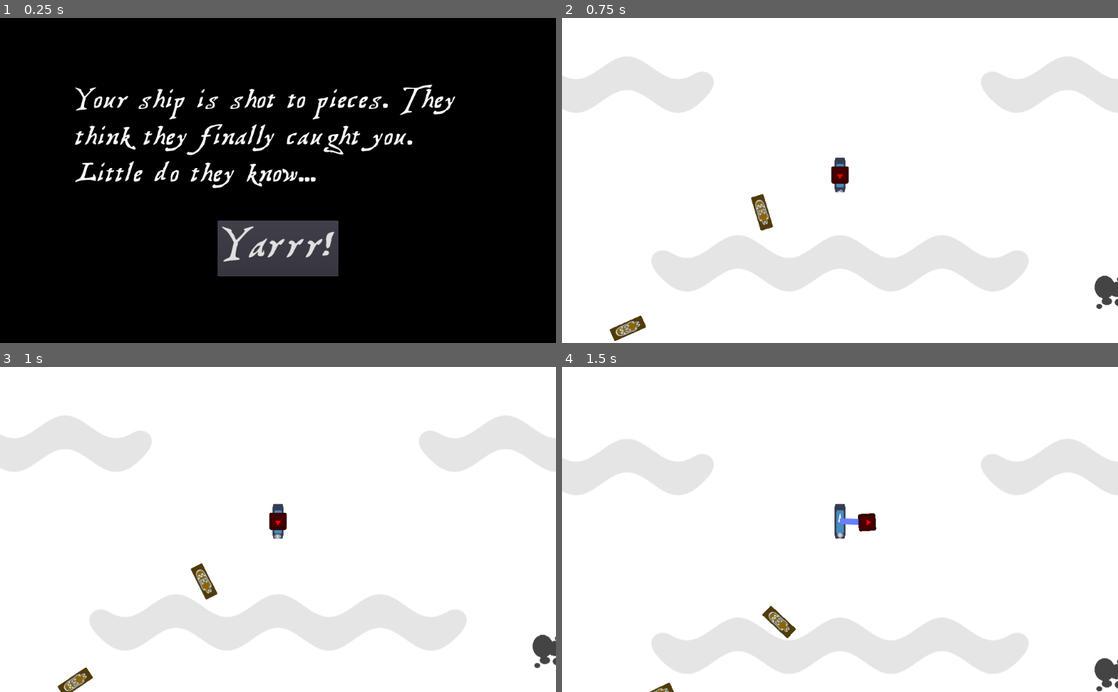
Above: before the commit, frames 1-4 (two rows, left to right).
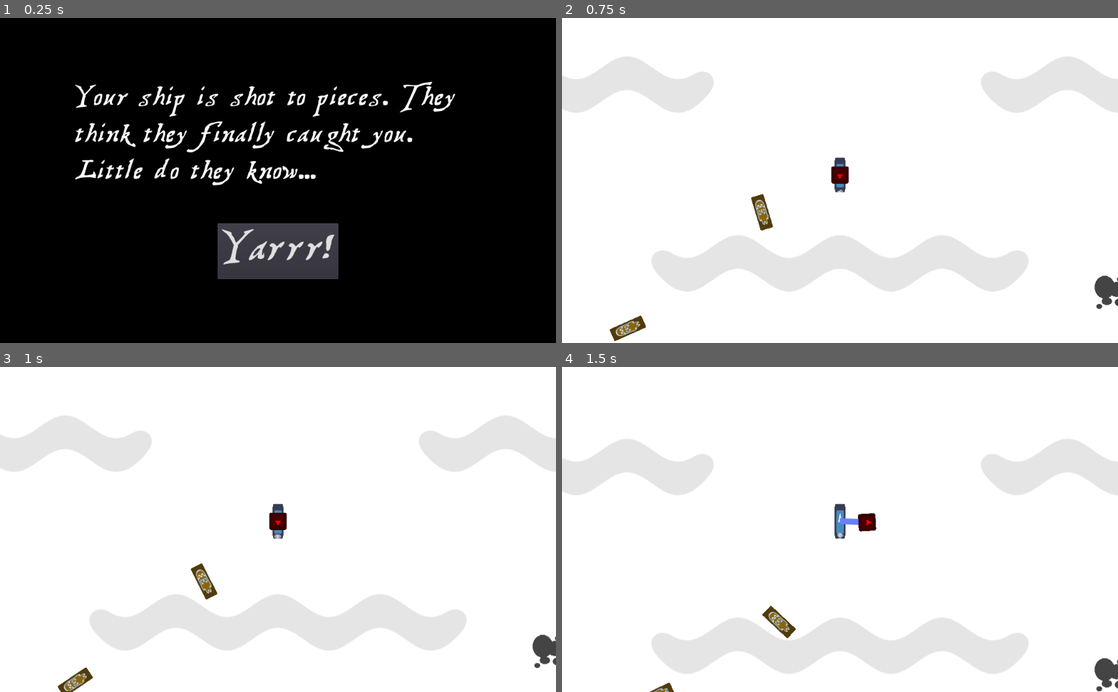
Above: after the commit, the same moments.

Repository: HedgeLizards/grappling
Game: Godot game, scene res://scenes/Menu.tscn
Same seed, same stepped clock (60 frames per second), same inputs: the game is played once before the commit and once after it. The engine's default icon, where the game draws it, is replaced by a stand-in: a white triangle on a blue panel in a dark square.
Inputs (mouse positions are in pixels of both pictures, inside the frame that each line leads up to):
- Up to frame 1 (0.25 s): no input
- Up to frame 2 (0.75 s): click "Yarrr!" at 0.5 s
- Up to frame 3 (1 s): no input
- Up to frame 4 (1.5 s): move the mouse to (962, 513) at 1.27 s; tap H (hunt) at 1.35 s; click (962, 513) at 1.42 s

The runs differ from the first frame. In frame 1, 5.3% of the frame differs, in the area x 13-82%, y 19-81%; in frame 2, nothing differs; in frame 3, nothing differs; in frame 4, nothing differs.

Commit message:
Add Stats.ships_destroyed

Diff:
--- a/project.godot
+++ b/project.godot
@@ -12,6 +12,10 @@
 
 config/name="Grapplinghook"
 run/main_scene="res://scenes/Menu.tscn"
+
+[autoload]
+
+Stats="*res://scripts/Stats.gd"
 
 [debug]
 
--- a/scenes/Menu.tscn
+++ b/scenes/Menu.tscn
@@ -22,7 +22,7 @@
 margin_bottom = 177.0
 grow_horizontal = 2
 grow_vertical = 2
-custom_constants/separation = 50
+custom_constants/separation = 60
 script = ExtResource( 2 )
 
 [node name="Label" type="Label" parent="."]
@@ -34,9 +34,9 @@
 
 [node name="Button" type="Button" parent="."]
 margin_left = 264.0
-margin_top = 251.0
+margin_top = 261.0
 margin_right = 486.0
-margin_bottom = 354.0
+margin_bottom = 364.0
 mouse_default_cursor_shape = 2
 size_flags_horizontal = 4
 custom_fonts/font = SubResource( 1 )
--- a/scenes/Player.tscn
+++ b/scenes/Player.tscn
@@ -6,7 +6,7 @@
 [ext_resource path="res://scripts/Ram.gd" type="Script" id=4]
 
 [sub_resource type="RectangleShape2D" id=5]
-extents = Vector2( 24, 24 )
+extents = Vector2( 32, 32 )
 
 [sub_resource type="Curve" id=3]
 min_value = 1.0
--- a/scripts/Bullet.gd
+++ b/scripts/Bullet.gd
@@ -1,6 +1,6 @@
 extends Area2D
 
-const DAMAGE = 6
+const DAMAGE = 7
 
 export var speed = 400
 export var distance = 1600
--- a/scripts/Menu.gd
+++ b/scripts/Menu.gd
@@ -1,4 +1,10 @@
 extends VBoxContainer
+
+func _ready():
+	if Stats.ships_destroyed != null:
+		$Label.align = ALIGN_CENTER
+		$Label.text = "You destroyed %d ships!" % Stats.ships_destroyed
+		$Button.text = "Retry"
 
 func _on_Button_pressed():
 	get_tree().change_scene_to(preload("res://scenes/Main.tscn"))
--- a/scripts/Player.gd
+++ b/scripts/Player.gd
@@ -65,7 +65,7 @@
 
 func set_health(new_value):
 	if new_value > 0:
-		low_pass_filter.cutoff_hz = (new_value / MAX_HEALTH) * 4000
+		low_pass_filter.cutoff_hz = 250 + (new_value / MAX_HEALTH) * 4000
 
 		AudioServer.set_bus_effect_enabled(0, 0, new_value < MAX_HEALTH / 2.0)
 	elif health > 0:
--- a/scripts/Ram.gd
+++ b/scripts/Ram.gd
@@ -1,5 +1,9 @@
 extends Area2D
 
+func _ready():
+	Stats.ships_destroyed = 0
+
 func _on_Ram_body_entered(body):
+	Stats.ships_destroyed += 1
 	get_parent().detach(body)
 	body.die()
--- /dev/null
+++ b/scripts/Stats.gd
@@ -0,0 +1,3 @@
+extends Node
+
+var ships_destroyed
